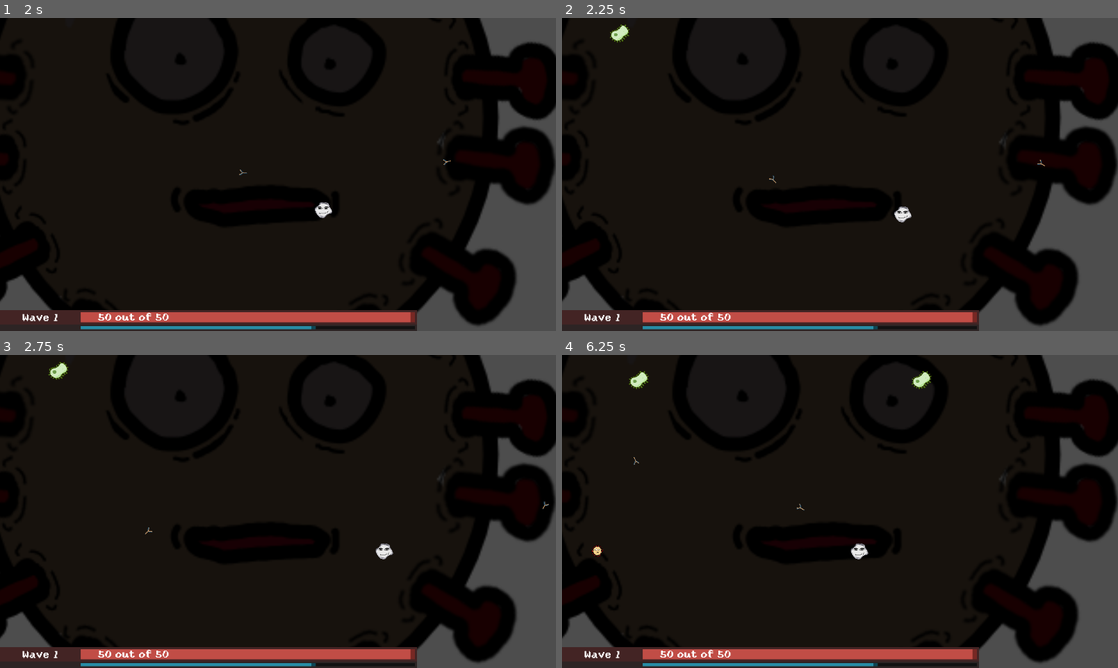
Above: before the commit, frames 1-4 (two rows, left to right).
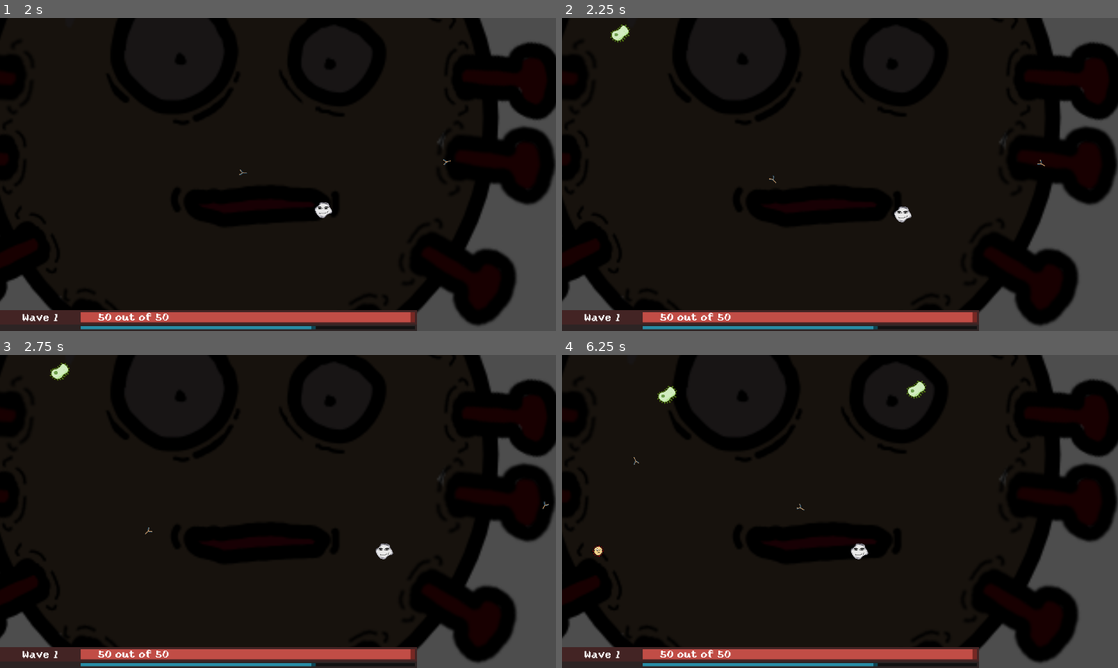
Above: after the commit, the same moments.

Repository: shirograhm/Project-Powerhouse
Game: Godot game, scene res://scenes/game.tscn
Two runs of this game, one before a commit and one after it. Both use one fixed random seed, a clock stepped at 60 frames per second and the inputs below.
Inputs (mouse positions are in pixels of both pictures, inside the frame that each line leads up to):
- Up to frame 1 (2 s): tap Enter at 0.5 s; move the mouse to (400, 158) at 0.52 s; press the mouse at (400, 158) at 0.53 s; hold D (right) 0.53-1.28 s; move the mouse to (166, 190) at 1.27 s; release the mouse at (166, 190) at 1.28 s; hold S (down) from 1.28 s (still down); click (166, 190) at 1.35 s
- Up to frame 2 (2.25 s): move the mouse to (895, 105) at 2.02 s; release S (down) at 2.03 s; press the mouse at (895, 105) at 2.03 s; hold D (right) from 2.03 s (still down)
- Up to frame 3 (2.75 s): keep holding D (right)
- Up to frame 4 (6.25 s): move the mouse to (812, 574) at 2.77 s; release D (right) at 2.78 s; release the mouse at (812, 574) at 2.78 s; hold W (up) 2.78-3.53 s; click (812, 574) at 2.85 s; move the mouse to (1006, 558) at 3.52 s; press the mouse at (1006, 558) at 3.53 s; hold A (left) 3.53-5.03 s; move the mouse to (673, 464) at 4.27 s; release the mouse at (673, 464) at 4.28 s; click (673, 464) at 4.35 s; move the mouse to (867, 511) at 5.02 s; press the mouse at (867, 511) at 5.03 s; hold S (down) 5.03-5.78 s; move the mouse to (756, 433) at 5.77 s; release the mouse at (756, 433) at 5.78 s; hold D (right) from 5.78 s (still down); click (756, 433) at 5.85 s

Frame 1 is identical in both runs. In frame 2, less than 0.1% of the frame differs, in the area x 8-13%, y 2-8%; in frame 3, less than 0.1%; in frame 4, 0.5%, in the area x 5-67%, y 5-65%.

Commit message:
Added Damage Numbers
Moved info to global file

Diff:
--- a/projectpowerhouse/scenes/player.tscn
+++ b/projectpowerhouse/scenes/player.tscn
@@ -22,3 +22,10 @@
 
 [node name="Player" type="Node2D" parent="."]
 texture_filter = 1
+
+[node name="AttackTimer" type="Timer" parent="."]
+
+[node name="IFrameTimer" type="Timer" parent="."]
+
+[connection signal="timeout" from="AttackTimer" to="." method="_on_attack_timer_timeout"]
+[connection signal="timeout" from="IFrameTimer" to="." method="_on_i_frame_timer_timeout"]
--- /dev/null
+++ b/projectpowerhouse/scenes/utils/number_popup.tscn
@@ -0,0 +1,24 @@
+[gd_scene load_steps=3 format=3 uid="uid://bxt1hdrcduupm"]
+
+[ext_resource type="Script" path="res://scripts/utils/number_popup.gd" id="1_svtiy"]
+[ext_resource type="FontFile" uid="uid://6fadjqrs0gtm" path="res://texures/yoster.ttf" id="2_6frht"]
+
+[node name="NumberPopup" type="Node2D"]
+z_index = 1
+texture_filter = 1
+script = ExtResource("1_svtiy")
+
+[node name="LifeTimer" type="Timer" parent="."]
+
+[node name="RichTextLabel" type="RichTextLabel" parent="."]
+offset_top = -25.0
+offset_right = 88.0
+theme_override_colors/font_outline_color = Color(0, 0, 0, 1)
+theme_override_constants/outline_size = 4
+theme_override_fonts/normal_font = ExtResource("2_6frht")
+theme_override_font_sizes/normal_font_size = 24
+bbcode_enabled = true
+text = "13"
+scroll_active = false
+
+[connection signal="timeout" from="LifeTimer" to="." method="_on_life_timer_timeout"]
--- a/projectpowerhouse/scripts/enemies/enemy_base.gd
+++ b/projectpowerhouse/scripts/enemies/enemy_base.gd
@@ -1,17 +1,21 @@
 class_name enemy_base extends Area2D
 
-@export var health := 1.0
-@export var damage := 1.0
-@export var defence := 1.0
-@export var durability := 1.0
-@export var move_speed := 1.0
-@export var acceleration := 0.5
-@export var attack_speed := 1.0
 @export var player_node:player
 
 @export var enemy_pushback_amount := 0.9
 @export var drop_id := -1
 
+# Unit Stats (TODO: Consolidate into a separate file?)
+@export var max_health   :=  1.0
+@export var health       :=  1.0
+@export var damage       :=  1.0
+@export var atk_speed    :=  1.0
+@export var defense      :=  0.0
+@export var durability   :=  0.0
+@export var crit_chance  :=  0.0
+@export var crit_damage  :=  0.0
+@export var movespeed    := 50.0
+@export var acceleration :=  0.5
 
 signal on_attack
 signal on_damaged(amount: float)
@@ -32,7 +36,7 @@
 
 func _process(delta: float) -> void:
 	if (collided_player != null):
-		if (time_since_attack >= attack_speed):
+		if (time_since_attack >= atk_speed):
 			time_since_attack = 0;
 			perform_attack()
 
@@ -63,14 +67,26 @@
 func perform_attack():
 	on_attack.emit()
 	print(name + " attacked player")
-	player_node.take_damage(damage)
+	player_node.take_damage(self, damage, self.roll_crit())
 
 #################### PUBLIC FUNKIES ####################
-func take_damage(amount: float) -> void:
-	health -= amount
+func take_damage(amount: float, is_crit: bool) -> void:
+	var post_mitigated = Global.get_mitigation(self.defense, self.durability, amount)
+	Global.spawn_number_popup(post_mitigated, Global.NumberType.DAMAGE, is_crit, self)
+	health -= post_mitigated
 	on_damaged.emit(amount)
 	if (health <= 0):
 		die()
+
+func roll_crit() -> bool:
+	return crit_chance > Global.rng.randf()
+
+func get_current_health() -> float:
+	return health
+
+func get_max_health() -> float:
+	# return max_health
+	return 0.0
 
 func die() -> void:
 	if drop_id >= 0:
@@ -85,5 +101,5 @@
 func move(move_to: Vector2, dt: float) -> void:
 	var angle = position.angle_to_point(move_to)
 	var angleVec = Vector2.from_angle(angle)
-	var movement = angleVec * move_speed;
+	var movement = angleVec * movespeed;
 	velocity = velocity.lerp(movement, acceleration * dt);
--- a/projectpowerhouse/scripts/global.gd
+++ b/projectpowerhouse/scripts/global.gd
@@ -2,7 +2,42 @@
 
 var rng := RandomNumberGenerator.new()
 
+# Global data any class could use
+const GAME_FONT = preload("res://texures/yoster.ttf")
+const DURABILITY_MAX = 0.4
+const MIN_DAMAGE_CAP = 1.0
 
+# Number Popup Constants
+const NUMBER_POPUP_PREFAB = preload("res://scenes/utils/number_popup.tscn")
+enum NumberType {
+	DAMAGE, HEALING
+}
+const DAMAGE_NUM_COLOR = Color.INDIAN_RED
+const HEAL_NUM_COLOR   = Color.LIME_GREEN
+
+# Player Constants
+const BASE_MAX_HEALTH  = 50.0
+const BASE_CRIT_CHANCE =  0.5	# 50% base crit chance
+const BASE_CRIT_DAMAGE =  1.6	# 60% bonus damage on crits
+const ATTACK_DELAY = 0.8
+const IFRAME_DELAY = 0.2
 
 func _ready() -> void:
 	pass
+
+## Durability is capped at 40% and reduces the damage first before armor is calculated
+## Defence reduces a flat amount of damage. This is applied after durability
+## Function:
+## 		damage = incoming * (1 - durability) - defense
+##		damage cannot be reduced below 5
+static func get_mitigation(defense_in: float, durability_in: float, damage_in: float) -> float:
+	durability_in = min(durability_in, DURABILITY_MAX)
+	var after_calc = max(damage_in * (1 - durability_in) - defense_in, MIN_DAMAGE_CAP)
+	return after_calc
+
+static func spawn_number_popup(value: float, num_type: Global.NumberType, is_crit: bool, affected_node: Node2D) -> void:
+	print("spawned number popup")
+	var number_obj = NUMBER_POPUP_PREFAB.instantiate()
+	number_obj.set_position(affected_node.position)
+	number_obj.set_parameters(value, num_type, is_crit)
+	affected_node.get_parent().add_child(number_obj)
--- a/projectpowerhouse/scripts/player.gd
+++ b/projectpowerhouse/scripts/player.gd
@@ -1,15 +1,23 @@
 class_name player extends CharacterBody2D
 
-@export var speed := 200.0
-@export var max_health := 50.0
-@export var attack_delay := 0.8
-@export var iframe_delay := 0.2
 @export var Projectile:PackedScene
 
+@onready var iframe_timer := $IFrameTimer
+@onready var attack_timer := $AttackTimer
+
+var is_iframe_active = false
+var can_attack = true
+
+# Unit Stats (TODO: Consolidate into a separate file?)
+var max_health: float  = Global.BASE_MAX_HEALTH
+var health: float      = Global.BASE_MAX_HEALTH
+var defense: float     = 0.0
+var durability: float  = 0.0
+var crit_chance: float = Global.BASE_CRIT_CHANCE
+var crit_damage: float = Global.BASE_CRIT_DAMAGE
+var movespeed: float   = 200.0
+
 var target:Vector2
-var attack_timer:float
-var iframe_timer:float
-var health:float
 var set_attack := attack_type.RANGED
 
 # Will need to change with items system
@@ -19,20 +27,14 @@
 
 # Called when the node enters the scene tree for the first time.
 func _ready() -> void:
-	attack_timer = 0
-	iframe_timer = 0
-	health = max_health
+	pass
 
 func get_input():
 	var input_direction = Input.get_vector("left", "right", "up", "down")
-
-	velocity = input_direction * speed
+	velocity = input_direction * movespeed
 
 func _process(delta: float) -> void:
-	if attack_timer > 0:
-		attack_timer -= delta
-	if iframe_timer > 0:
-		iframe_timer -= delta
+	pass
 
 func _physics_process(delta: float) -> void:
 	get_input()
@@ -48,6 +50,7 @@
 	else:
 		SoundManager.play_sound(SoundManager.sound_effect.SHOTGUN_SHOOT)
 		var projectile = Projectile.instantiate()
+		projectile.set_player(self)
 		get_parent().add_child(projectile)
 		projectile.transform = global_transform
 
@@ -63,18 +66,36 @@
 func die():
 	queue_free()
 
-func take_damage(amount: float):
-	if iframe_timer > 0:
+func take_damage(attacker: enemy_base, amount: float, is_crit: bool):
+	if is_iframe_active:
 		return
-	health -= amount
-	iframe_timer = iframe_delay
-	if (health <= 0):
-		die()
+	else:
+		is_iframe_active = true
+		iframe_timer.start(Global.IFRAME_DELAY)
+		var post_mitigated = Global.get_mitigation(self.defense, self.durability, amount)
+		Global.spawn_number_popup(post_mitigated, Global.NumberType.DAMAGE, is_crit, self)
+		health -= post_mitigated
+		if (health <= 0):
+			die()
+
+func roll_crit() -> bool:
+	return crit_chance > Global.rng.randf()
+
+func get_current_health() -> float:
+	return health
+
+func get_max_health() -> float:
+	return max_health
 
 func _input(event: InputEvent) -> void:
-	if event.is_action_pressed("shoot"):
-		if attack_timer > 0:
-			return
+	if can_attack and event.is_action_pressed("shoot"):
 		target = get_global_mouse_position()
-		attack_timer = attack_delay
+		attack_timer.start(Global.ATTACK_DELAY)
+		can_attack = false
 		shoot()
+
+func _on_attack_timer_timeout() -> void:
+	can_attack = true
+
+func _on_i_frame_timer_timeout() -> void:
+	is_iframe_active = false
--- a/projectpowerhouse/scripts/projectiles/antibody.gd
+++ b/projectpowerhouse/scripts/projectiles/antibody.gd
@@ -5,7 +5,7 @@
 func handle_collision(collided: Node2D):
 	if collided is enemy_base:
 		collided_enemy = collided as enemy_base
-		collided_enemy.take_damage(damage)
+		collided_enemy.take_damage(damage, player_node.roll_crit())
 		queue_free()
 	else:
 		queue_free()
--- a/projectpowerhouse/scripts/projectiles/goldfish.gd
+++ b/projectpowerhouse/scripts/projectiles/goldfish.gd
@@ -6,7 +6,7 @@
 func handle_collision(collided: Node2D):
 	if collided is enemy_base:
 		collided_enemy = collided as enemy_base
-		collided_enemy.take_damage(damage)
+		collided_enemy.take_damage(damage, player_node.roll_crit())
 		queue_free()
 	else:
 		queue_free()
--- a/projectpowerhouse/scripts/projectiles/projectile_base.gd
+++ b/projectpowerhouse/scripts/projectiles/projectile_base.gd
@@ -6,6 +6,7 @@
 @export var damage := 5.0
 @export var spin_rate := 0
 
+var player_node: player
 var life_timer:float
 
 func _ready() -> void:
@@ -20,6 +21,9 @@
 func handle_collision(collided: Node2D):
 	pass
 
+func set_player(node_in: player) -> void:
+	self.player_node = node_in
+
 func _physics_process(delta: float) -> void:
 	position += direction.normalized() * speed  * delta
 	if spin_rate > 0:
--- /dev/null
+++ b/projectpowerhouse/scripts/utils/number_popup.gd
@@ -0,0 +1,43 @@
+extends Node2D
+
+
+@onready var crit_icon = preload("res://texures/crit_icon.png")
+
+@onready var life_timer = $LifeTimer
+@onready var text_label = $RichTextLabel
+
+const LIFETIME = 1.1
+const SPEED = 4
+
+var is_crit = false
+var direction = Vector2.ONE
+
+var text_color = Color.ANTIQUE_WHITE
+var text_info = ""
+
+func _ready() -> void:
+	self.position += Vector2(Global.rng.randf() * 5, Global.rng.randf() * 5)
+	text_label.text = ""
+	if is_crit:
+		text_label.add_image(crit_icon, 24.0, 24.0)
+	text_label.push_color(self.text_color)
+	text_label.append_text(text_info)
+	life_timer.start(LIFETIME)
+
+
+func _process(delta: float) -> void:
+	var direction = Vector2(Global.rng.randf() * 3, -1)
+	position += direction.normalized() * SPEED * delta
+
+
+func set_parameters(value: float, num_type: Global.NumberType, crit: bool = false) -> void:
+	is_crit = crit
+	match num_type:
+		Global.NumberType.DAMAGE:
+			self.text_color = Global.DAMAGE_NUM_COLOR
+		Global.NumberType.HEALING:
+			self.text_color = Global.HEAL_NUM_COLOR
+	self.text_info = str(value)
+
+func _on_life_timer_timeout() -> void:
+	queue_free()
Not shown: 1 places in projectpowerhouse/scenes/game.tscn that only renumber resources
Binary file added: projectpowerhouse/texures/crit_icon.png
Not shown, added: projectpowerhouse/texures/crit_icon.png.import
Not shown, added: assets/textures/crit_icon.aseprite
Not shown, added: assets/textures/crit_icon.png
